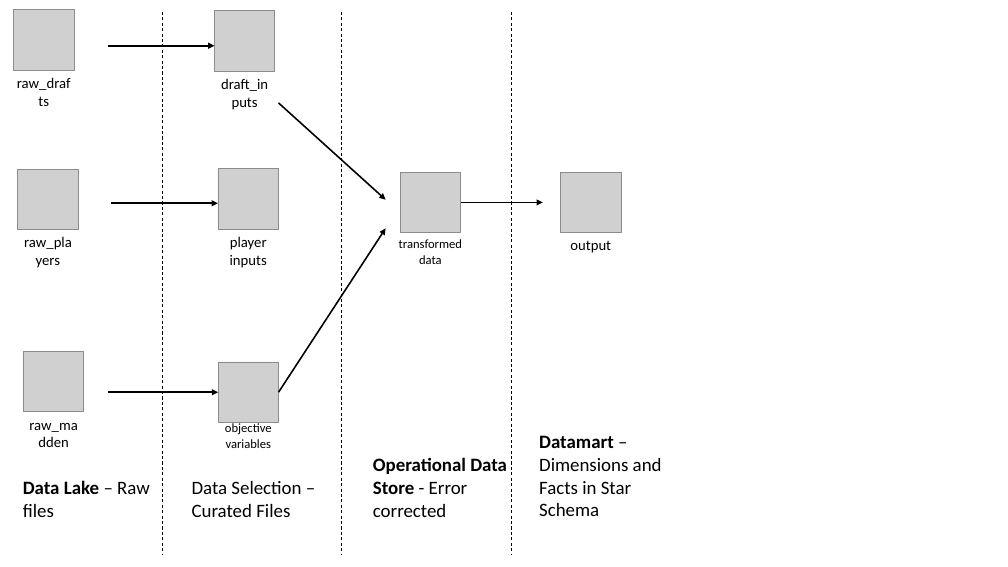
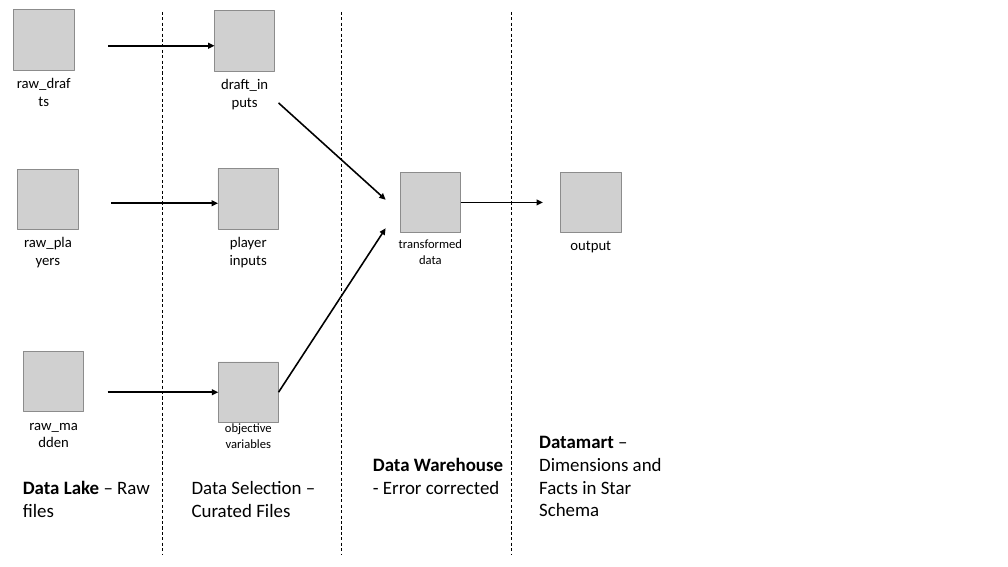
Before and after one commit to mmcelhan/nfl_capstone, a slide deck: slide 1 of diagrams/data_architecture.pptx. Drawn at 1008x567 pixels with LibreOffice and Linux fonts; fonts in the diff are those of the drawing; grey boxes stand for pictures. Boxes give left, top, right and bottom in pixels: in the first picture for what was removed or moved away, otherwise in the second. Text is boxed around its words. In the diff, an @@ line names an element or a change of style, - is before the commit and + after.

```diff
--- a/diagrams/data_architecture.pptx
+++ b/diagrams/data_architecture.pptx
@@ text at <box>373,457,503,494</box>: text changed; bold off @@
-Operational Data Store - Error corrected
+Data Warehouse - Error corrected
```
Also in this commit, not shown: 1 other file.
